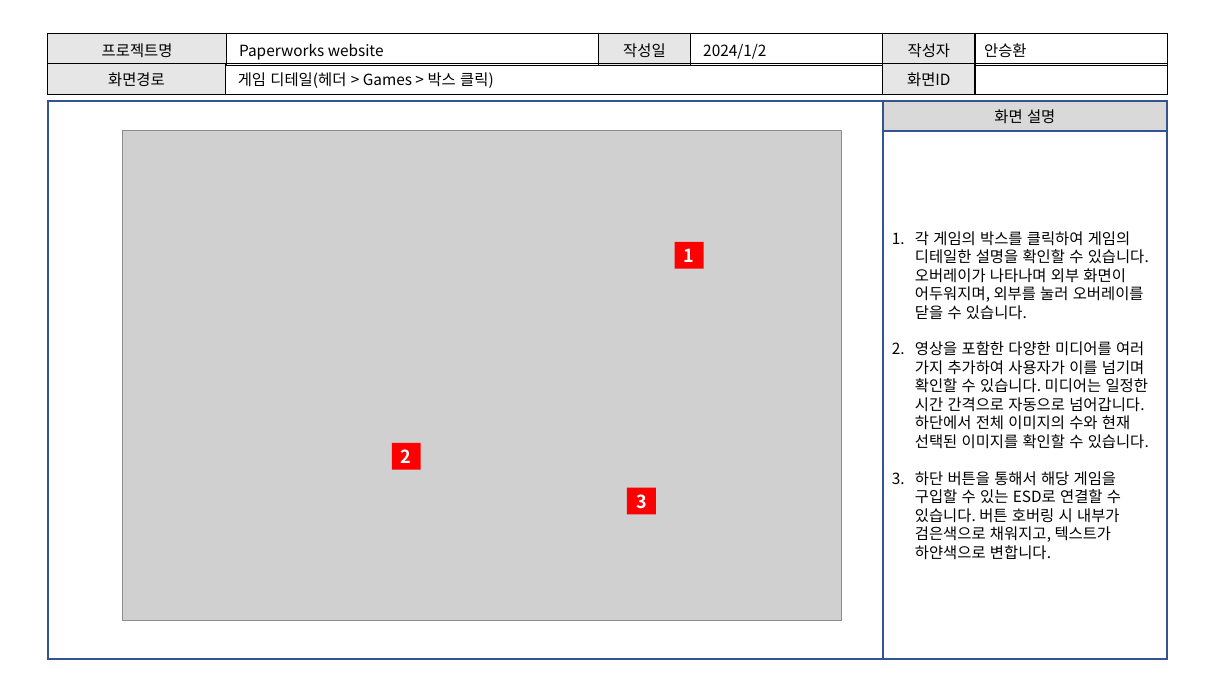
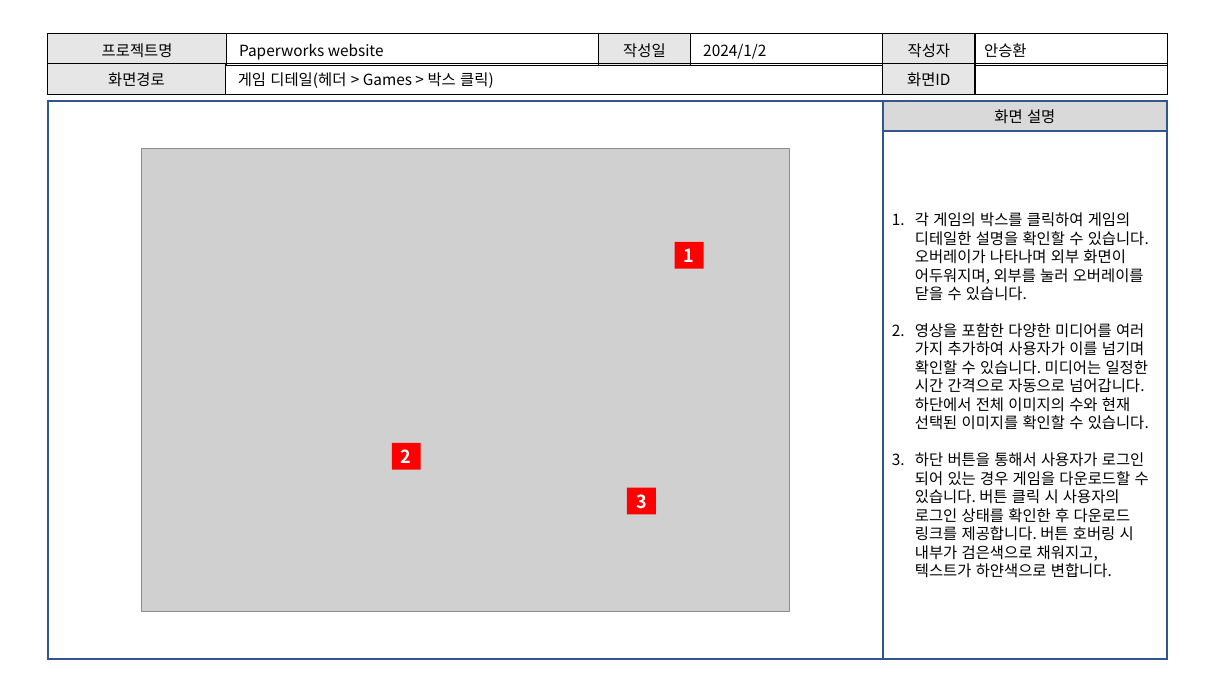
Before and after one commit to Awhn/paperworksweb, a slide deck: slide 7 of docs/코멘토_기획_화면설계서 양식.pptx. Drawn at 1232x693 pixels with LibreOffice and Linux fonts; fonts in the diff are those of the drawing; grey boxes stand for pictures. Boxes give left, top, right and bottom in pixels: in the first picture for what was removed or moved away, otherwise in the second. Text is boxed around its words. In the diff, an @@ line names an element or a change of style, - is before the commit and + after.

```diff
--- a/docs/코멘토_기획_화면설계서 양식.pptx
+++ b/docs/코멘토_기획_화면설계서 양식.pptx
@@ picture: place and size @@
-picture at (123, 131, 841, 621)
+picture at (141, 149, 790, 612)
@@ text in rectangle at (915, 452, 1149, 578): text changed @@
-3. 하단 버튼을 통해서 해당 게임을 구입할 수 있는 ESD로 연결할 수 있습니다. 버튼 호버링 시 내부가 검은색으로 채워지고, 텍스트가 하얀색으로 변합니다.
+3. 하단 버튼을 통해서 사용자가 로그인 되어 있는 경우 게임을 다운로드할 수 있습니다. 버튼 클릭 시 사용자의 로그인 상태를 확인한 후 다운로드 링크를 제공합니다. 버튼 호버링 시 내부가 검은색으로 채워지고, 텍스트가 하얀색으로 변합니다.
```
Also in this commit, not shown: 8 other slides changed, 6 other files.
